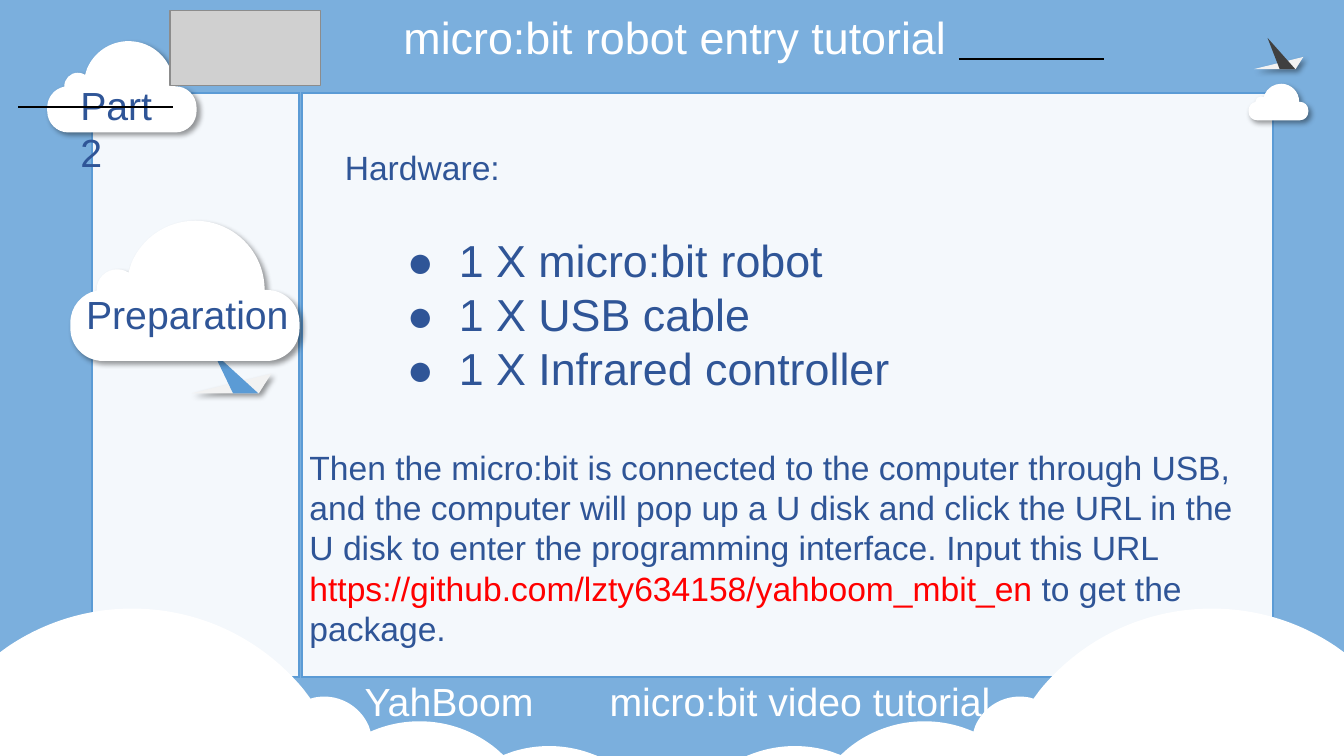
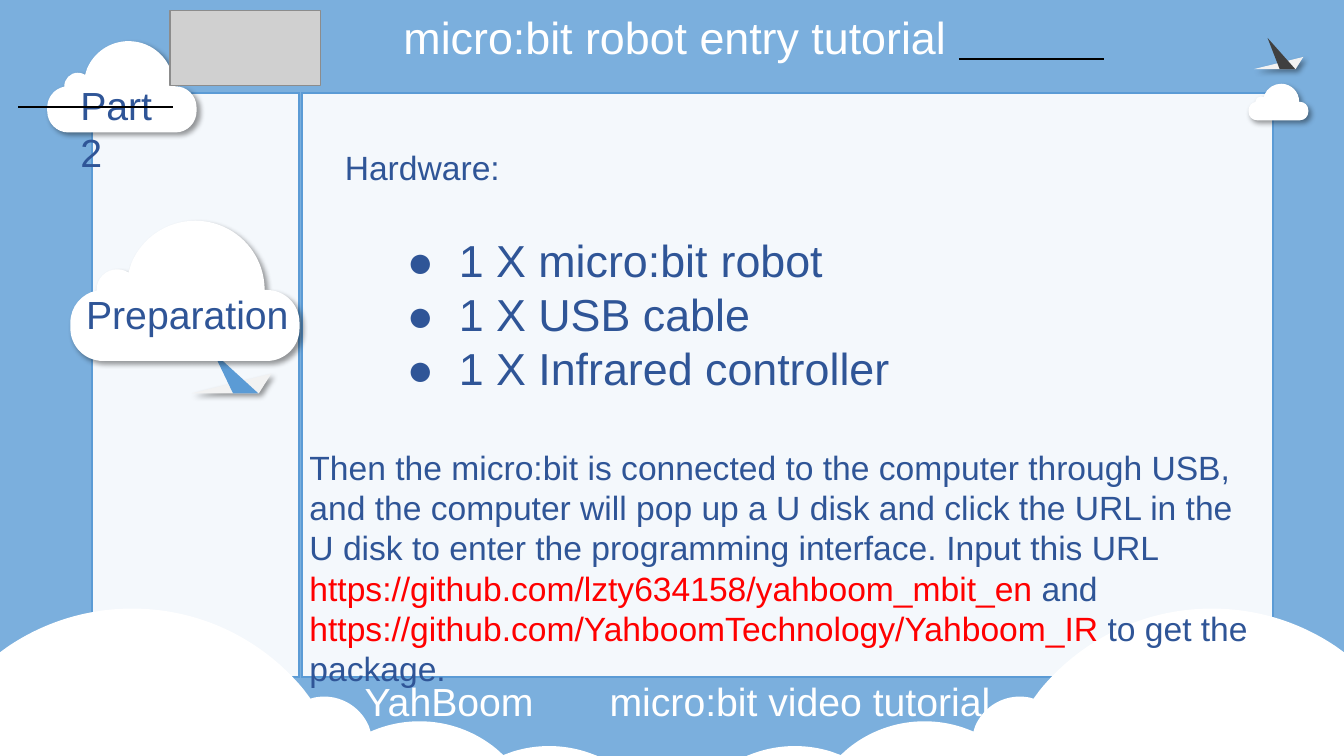
Before and after one commit to YahboomTechnology/Microbit-Smart-Car, a slide deck: slide 4 of 3.Robot lesson/9.Infrared control car/For V1.5 board/Infrared control car.pptx. Drawn at 1344x756 pixels with LibreOffice and Linux fonts; fonts in the diff are those of the drawing; grey boxes stand for pictures; background and template pictures are left out. Boxes give left, top, right and bottom in pixels: in the first picture for what was removed or moved away, otherwise in the second. Text is boxed around its words. In the diff, an @@ line names an element or a change of style, - is before the commit and + after.

```diff
--- a/3.Robot lesson/9.Infrared control car/For V1.5 board/Infrared control car.pptx
+++ b/3.Robot lesson/9.Infrared control car/For V1.5 board/Infrared control car.pptx
@@ text at (309, 455, 1248, 688): text changed @@
-Then the micro:bit is connected to the computer through USB, and the computer will pop up a U disk and click the URL in the U disk to enter the programming interface. Input this URL https://github.com/lzty634158/yahboom_mbit_en to get the package.
+Then the micro:bit is connected to the computer through USB, and the computer will pop up a U disk and click the URL in the U disk to enter the programming interface. Input this URL https://github.com/lzty634158/yahboom_mbit_en and https://github.com/YahboomTechnology/Yahboom_IR to get the package.
```
Also in this commit, not shown: 2 other files.
